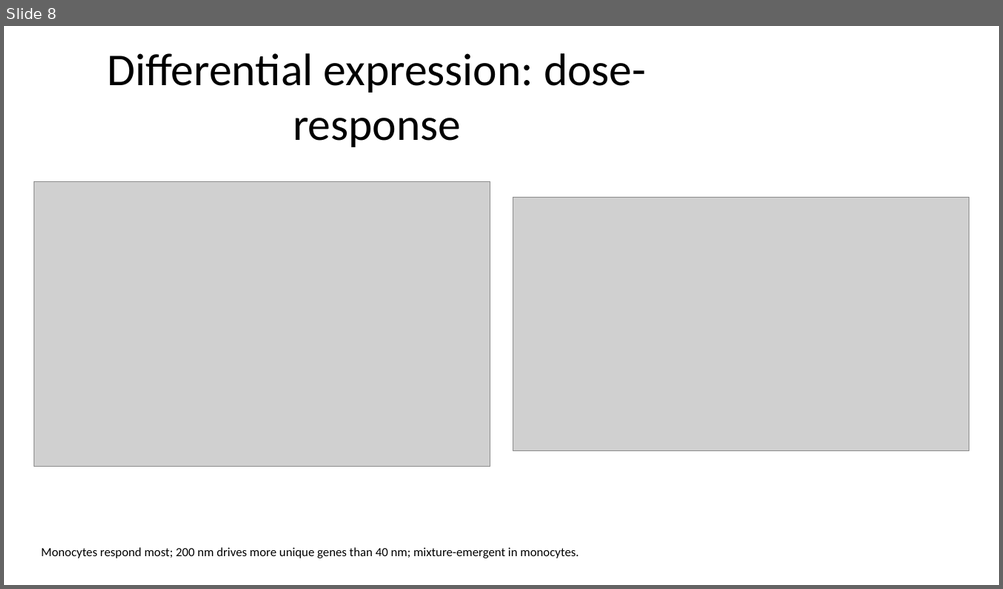
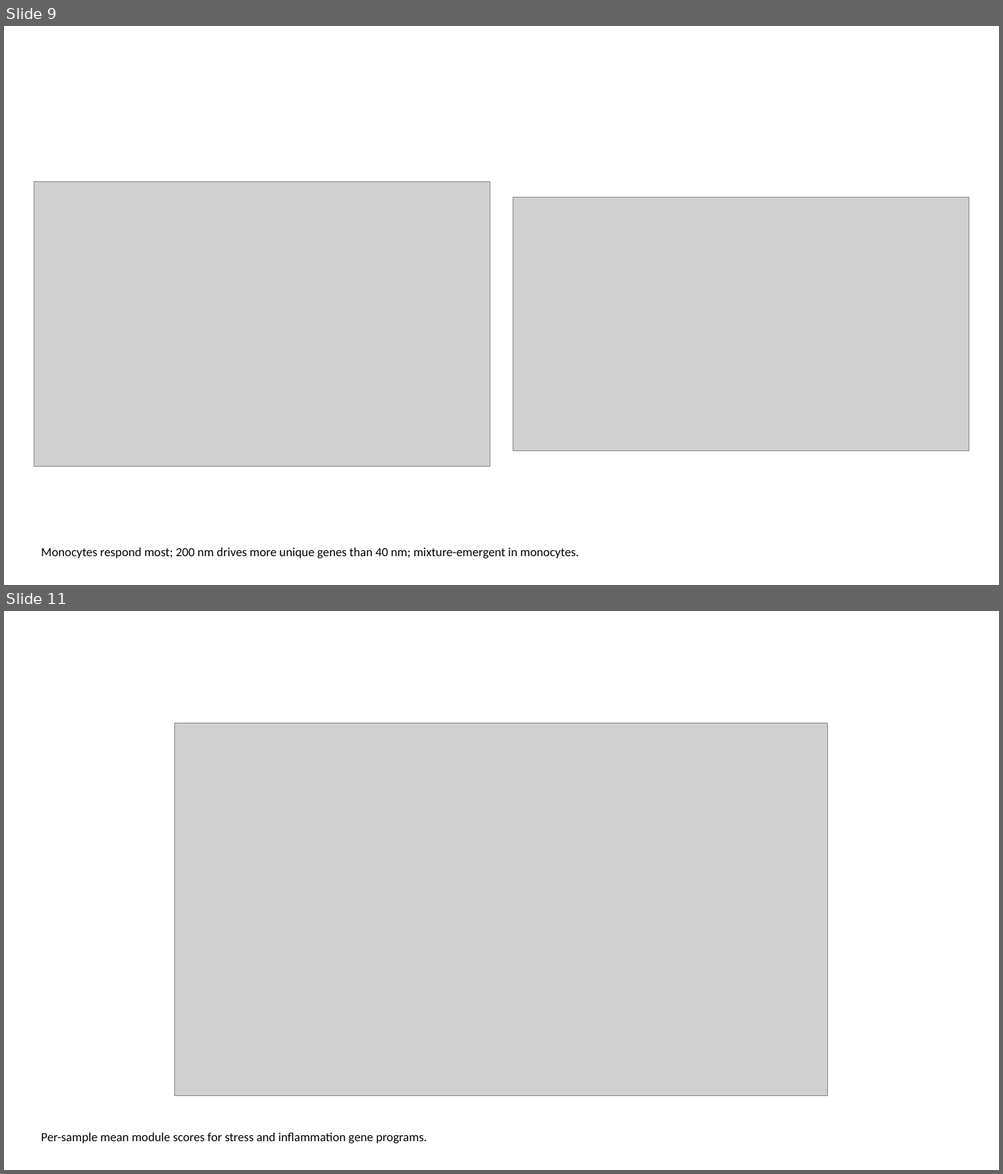
Before and after one commit to MegatronJeremy/ANOA-ANO, a slide deck: results/slides/GI_nanoplastic.pptx. Shown one above the other, each under a label of ours: slide 8 before the commit, slides 9 and 11 after it; the slides between them are not shown. The pictures are 1003x589 and 1003x1174 pixels, drawn with LibreOffice and Linux fonts; fonts in the diff are those of the drawing; grey boxes stand for pictures. Boxes give left, top, right and bottom in pixels: in the first picture for what was removed or moved away, otherwise in the second. Text is boxed around its words. In the diff, an @@ line names an element or a change of style, - is before the commit and + after.

Commit message:
fix: stretch text to full width; split overcrowded figure slides
Two issues after the 16:9 switch:
1. Title/bullet placeholders kept the built-in layout's ~9in (4:3) width, so
   text hugged the left with a dead band on the right -- looked off-centre.
   _stretch() now re-spans every text placeholder to the usable width.
2. The QC slide (violin strip 3.75:1 + scatter) and Bonus slide (module-scores
   + additivity 5:1) crammed two wide figures side by side, shrinking both to
   unreadable. Each is now split into two full-width single-figure slides.

Deck: 11 -> 13 slides. Verified: 0 narrow text placeholders, 0 figure overflow.

```diff
--- a/results/slides/GI_nanoplastic.pptx
+++ b/results/slides/GI_nanoplastic.pptx
@@ slide 11 added at [4, 611, 999, 1170], background #FFFFFF @@
@@ picture added at [175, 723, 828, 1096] @@
@@ text added at [41, 1133, 427, 1144], 12 pt, text #000000 @@
+Per-sample mean module scores for stress and inflammation gene programs.
@@ what was slide 8 is now slide 9 @@
@@ slide 9 changed as well @@
@@ title removed at [108, 53, 646, 147] @@
-Differential expression: dose-response
```
Also in this commit, not shown: 4 other slides changed, 7 other slides added, 6 slides removed, 1 other file.
